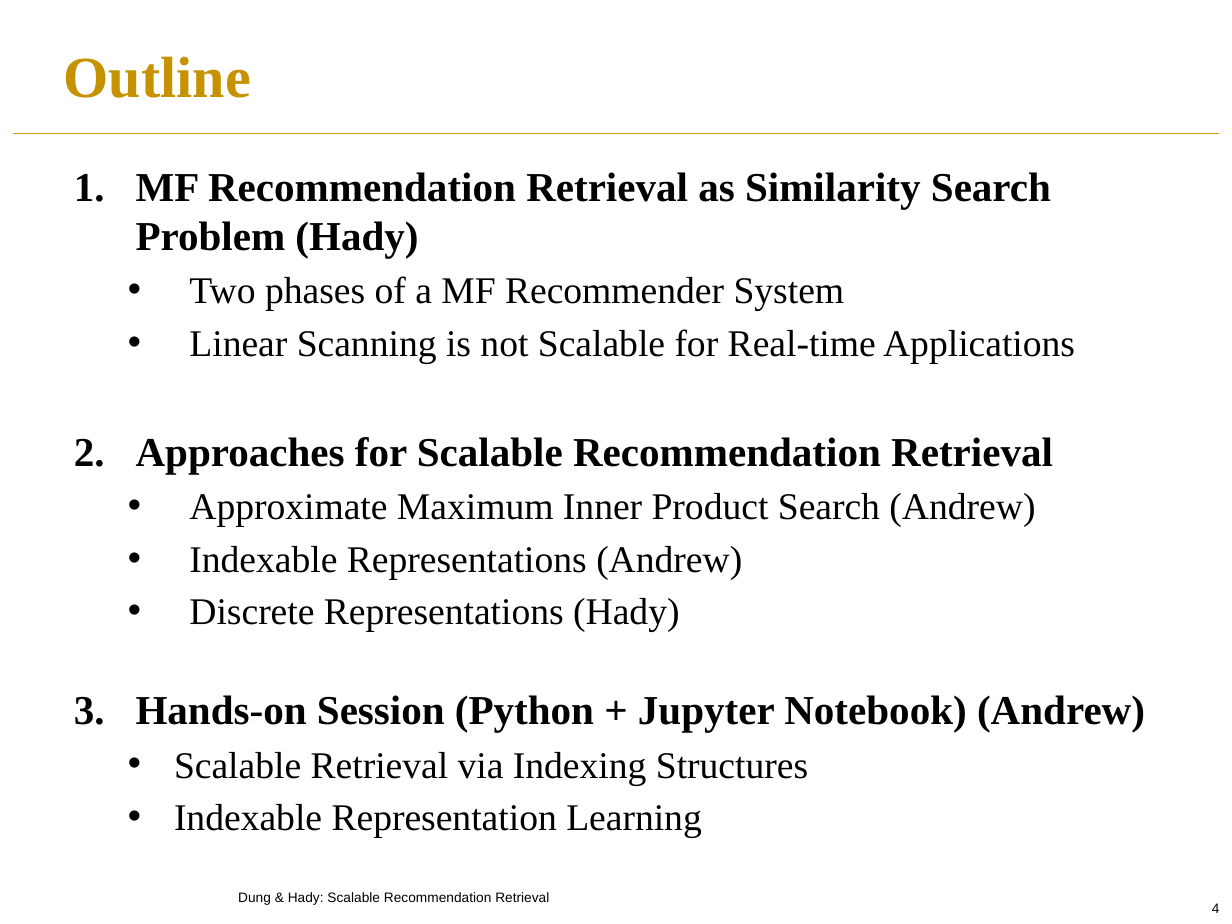
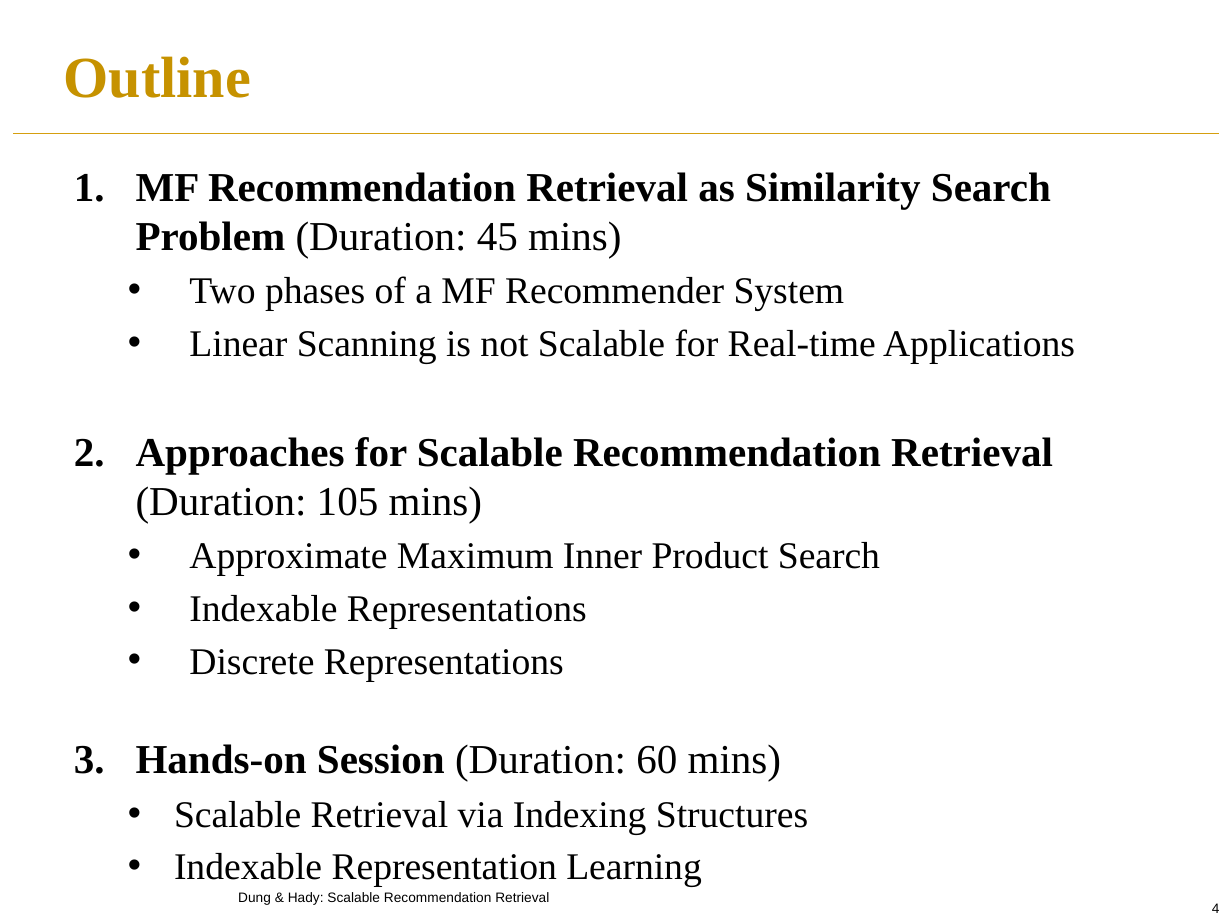
Before and after one commit to PreferredAI/recommendation-retrieval, a slide deck: slide 4 of slides/aaai19-tutorial.pptx. Drawn at 1232x924 pixels with LibreOffice and Linux fonts; fonts in the diff are those of the drawing; background and template pictures are left out. Boxes give left, top, right and bottom in pixels: in the first picture for what was removed or moved away, otherwise in the second. Text is boxed around its words. In the diff, an @@ line names an element or a change of style, - is before the commit and + after.

```diff
--- a/slides/aaai19-tutorial.pptx
+++ b/slides/aaai19-tutorial.pptx
@@ text at [136, 172, 1051, 258]: text changed @@
-1. MF Recommendation Retrieval as Similarity Search Problem (Hady)
+1. MF Recommendation Retrieval as Similarity Search Problem (Duration: 45 mins)
@@ text at [136, 437, 1053, 781]: text changed; size 22 to 24 pt @@
-2. Approaches for Scalable Recommendation Retrieval
-  • Approximate Maximum Inner Product Search (Andrew)
-  • Indexable Representations (Andrew)
-  • Discrete Representations (Hady)
-3. Hands-on Session (Python + Jupyter Notebook) (Andrew)
+2. Approaches for Scalable Recommendation Retrieval (Duration: 105 mins)
+  • Approximate Maximum Inner Product Search
+  • Indexable Representations
+  • Discrete Representations
+3. Hands-on Session (Duration: 60 mins)
```
Also in this commit, not shown: 12 other slides changed.
